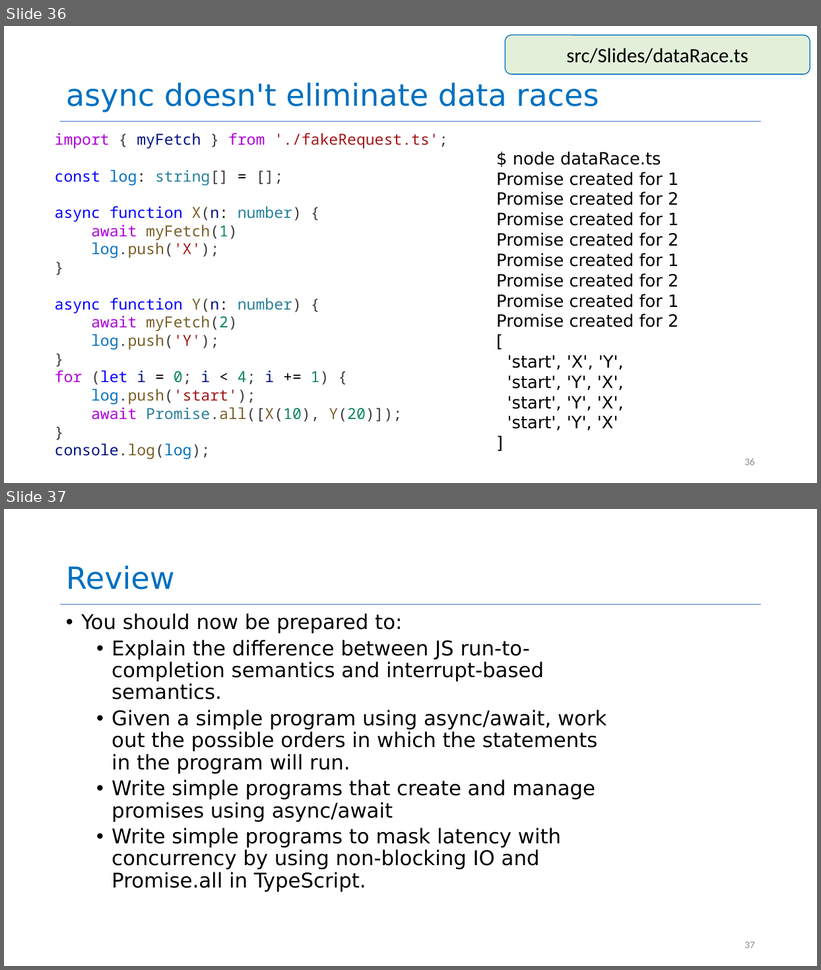
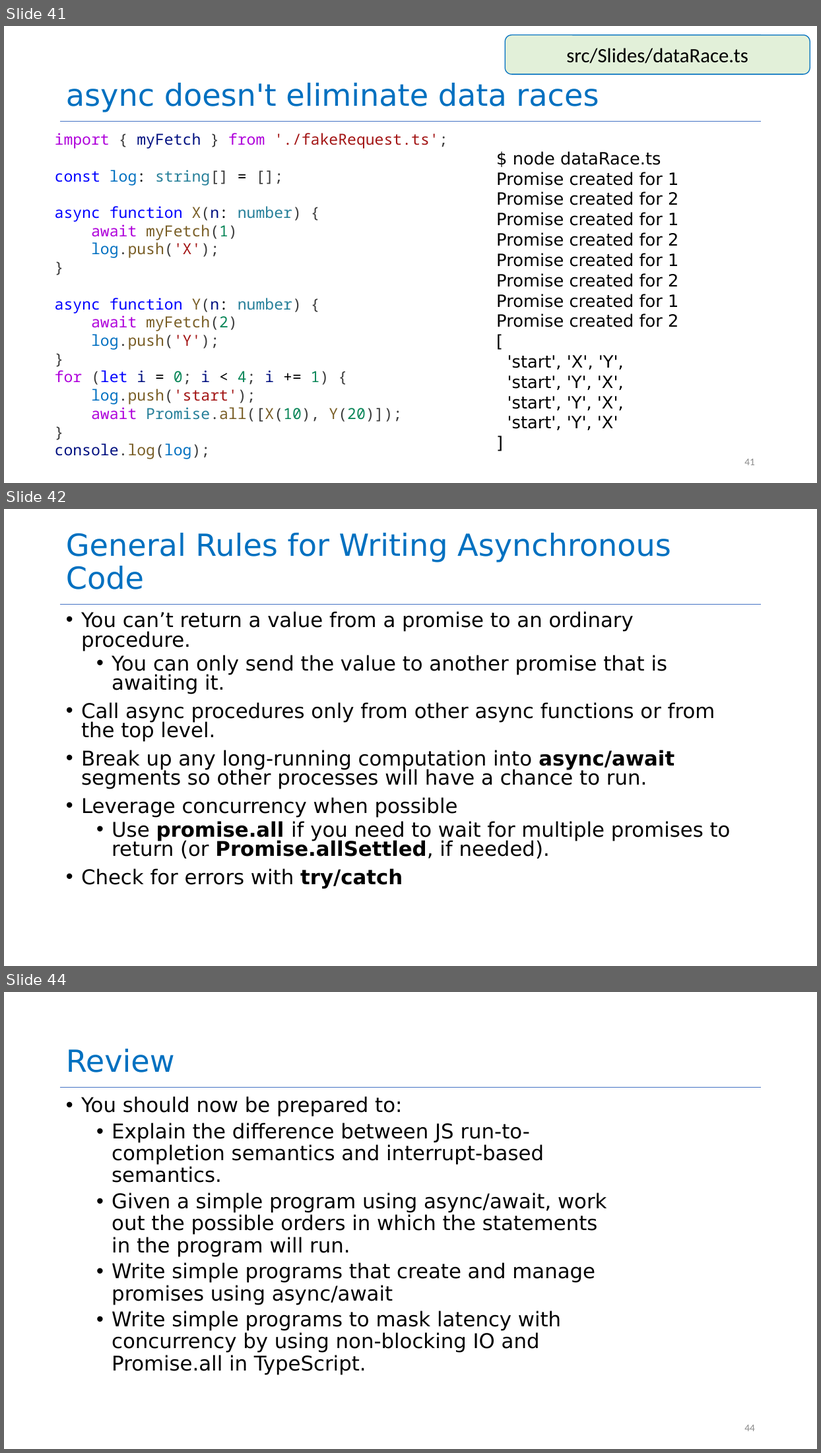
Before and after one commit to neu-se/CS4530-Fall-2026, a slide deck: Slides/Module 08 Concurrency.pptx. Shown one above the other, each under a label of ours: slides 36 and 37 before the commit, slides 41, 42 and 44 after it; the slides between them are not shown. The pictures are 821x970 and 821x1453 pixels, drawn with LibreOffice and Linux fonts; fonts in the diff are those of the drawing. Boxes give left, top, right and bottom in pixels: in the first picture for what was removed or moved away, otherwise in the second. Text is boxed around its words. In the diff, an @@ line names an element or a change of style, - is before the commit and + after.

```diff
--- a/Slides/Module 08 Concurrency.pptx
+++ b/Slides/Module 08 Concurrency.pptx
@@ slide 42 added at [4,509,817,966], background #FFFFFF; not listed: 1 template element that a slide beside it also shows @@
@@ title added at [66,533,671,590], 36 pt, text #0070C0 @@
+General Rules for Writing Asynchronous Code
@@ text added at [81,611,731,889], 24 pt, text #000000 @@
+• You can’t return a value from a promise to an ordinary procedure.
+  • You can only send the value to another promise that is awaiting it.
+• Call async procedures only from other async functions or from the top level.
+• Break up any long-running computation into async/await segments so other processes will have a chance to run.
+• Leverage concurrency when possible
+  • Use promise.all if you need to wait for multiple promises to return (or Promise.allSettled, if needed).
+• Check for errors with try/catch
@@ what was slide 36 is now slide 41 @@
@@ page number at [745,459,755,466]: text changed @@
-36
+41
@@ what was slide 37 is now slide 44 @@
@@ page number at [745,1425,755,1432]: text changed @@
-37
+44
```
Also in this commit, not shown: 12 slides changed, 6 other slides added, 1 other file.
